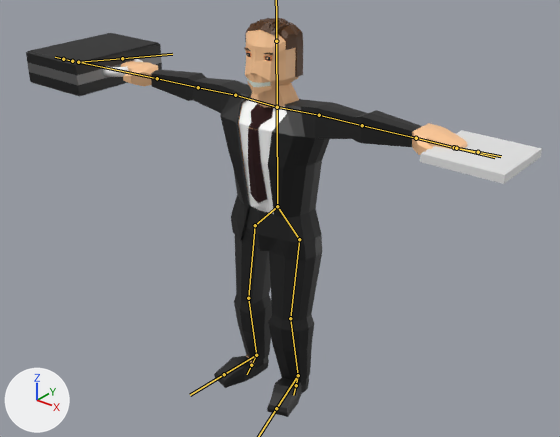
What one commit did to the FBX model Assets/Resources/PhotonPrefabs/TMPBlender/MrBusiness.fbx.
Both versions are drawn from a 50 mm lens placed at (12.9, -15.79, 15.33), pointed at (-1.15, 1.77, 4.44). Every picture has the same lights, and +X, +Y and +Z are marked at lower left. The bones that bend it are drawn over the model as lines.
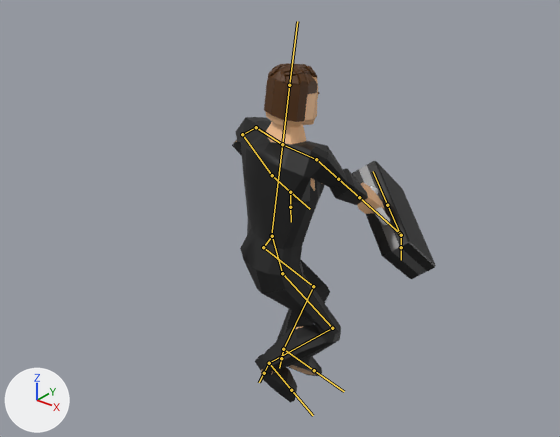
The newer file adds an action. The first version stands in its rest pose; the second is drawn at frame 6 of the action 'Armature|Melee3'.

Changed parts and their boxes [x1, y1, x2, y2] in the pictures (560 x 437 px):
```json
{"object": "Cube", "change": "posed", "before": [26, 18, 542, 417], "after": [232, 63, 436, 403], "on screen": "60% narrower, 15% shorter"}
{"bone": "Bone", "before": "(277, 206) to (277, 107)", "after": "(271, 235) to (282, 144)"}
{"bone": "Bone.003", "before": "(319, 115) to (362, 125)", "after": "(256, 127) to (242, 134)"}
{"bone": "Bone.004", "before": "(362, 125) to (416, 138)", "after": "(242, 134) to (272, 175)"}
{"bone": "Bone.005", "before": "(416, 138) to (454, 147)", "after": "(272, 175) to (290, 192)"}
{"bone": "Bone.007", "before": "(277, 107) to (235, 95)", "after": "(282, 144) to (316, 159)"}
{"bone": "Bone.008", "before": "(235, 95) to (198, 87)", "after": "(316, 159) to (338, 179)"}
{"bone": "Bone.009", "before": "(198, 87) to (157, 78)", "after": "(338, 179) to (359, 197)"}
{"bone": "GunBone", "before": "(456, 148) to (478, 152)", "after": "(290, 192) to (290, 207)"}
{"bone": "Bone.012", "before": "(277, 206) to (299, 239)", "after": "(272, 236) to (263, 247)"}
{"bone": "Bone.013", "before": "(299, 239) to (290, 318)", "after": "(263, 247) to (313, 286)"}
{"bone": "Bone.014", "before": "(290, 318) to (298, 375)", "after": "(313, 286) to (283, 349)"}
{"bone": "Bone.015", "before": "(277, 206) to (255, 225)", "after": "(272, 236) to (282, 273)"}
{"bone": "Bone.016", "before": "(255, 225) to (248, 298)", "after": "(282, 273) to (332, 328)"}
{"bone": "Bone.017", "before": "(248, 298) to (256, 355)", "after": "(332, 328) to (269, 363)"}
{"bone": "Bone.019", "before": "(256, 355) to (224, 374)", "after": "(269, 363) to (291, 390)"}
{"bone": "Bone.020", "before": "(298, 375) to (296, 385)", "after": "(283, 349) to (281, 358)"}
{"bone": "Bone.021", "before": "(256, 355) to (251, 365)", "after": "(269, 363) to (264, 373)"}
```

Edits to the scene script, one JSON object a line:
```json
{"block": "bone_bone", "where": "bone_bone = bpy.data.objects['Armature'].pose.bones['Bone']"}
{"op": "set", "path": "bone_bone.location", "old": "(0.0, 0.0, 0.0)", "new": "(-0.82, -1.5, -0.74)"}
{"op": "set", "path": "bone_bone.rotation_quaternion", "old": "(1.0, 0.0, 0.0, 0.0)", "new": "(-0.142, -0.026, -0.988, 0.052)", "note": "degrees (0, 0, 0) -> degrees (6, 164, -2)"}
{"block": "bone_bone_003", "where": "bone_bone_003 = bpy.data.objects['Armature'].pose.bones['Bone.003']  # child of 'Bone.002'"}
{"op": "set", "path": "bone_bone_003.rotation_quaternion", "old": "(1.0, 0.0, 0.0, 0.0)", "new": "(0.961, 0.097, 0.046, -0.255)", "note": "degrees (0, 0, 0) -> degrees (9, 8, -29)"}
{"block": "bone_bone_004", "where": "bone_bone_004 = bpy.data.objects['Armature'].pose.bones['Bone.004']  # child of 'Bone.003'"}
{"op": "set", "path": "bone_bone_004.rotation_quaternion", "old": "(1.0, 0.0, 0.0, 0.0)", "new": "(0.707, 0.438, 0.0, -0.555)", "note": "degrees (0, 0, 0) -> degrees (45, 29, -64)"}
{"block": "bone_bone_005", "where": "bone_bone_005 = bpy.data.objects['Armature'].pose.bones['Bone.005']  # child of 'Bone.004'"}
{"op": "set", "path": "bone_bone_005.rotation_quaternion", "old": "(1.0, 0.0, 0.0, 0.0)", "new": "(0.911, 0.228, 0.003, -0.343)", "note": "degrees (0, 0, 0) -> degrees (25, 9, -39)"}
{"block": "bone_bone_007", "where": "bone_bone_007 = bpy.data.objects['Armature'].pose.bones['Bone.007']  # child of 'Bone'"}
{"op": "set", "path": "bone_bone_007.rotation_quaternion", "old": "(1.0, 0.0, 0.0, 0.0)", "new": "(0.999, 0.037, 0.001, 0.0)", "note": "degrees (0, 0, 0) -> degrees (4, 0, 0)"}
{"block": "bone_bone_008", "where": "bone_bone_008 = bpy.data.objects['Armature'].pose.bones['Bone.008']  # child of 'Bone.007'"}
{"op": "set", "path": "bone_bone_008.rotation_quaternion", "old": "(1.0, 0.0, 0.0, 0.0)", "new": "(0.682, 0.598, -0.003, 0.422)", "note": "degrees (0, 0, 0) -> degrees (71, -31, 42)"}
{"block": "bone_bone_009", "where": "bone_bone_009 = bpy.data.objects['Armature'].pose.bones['Bone.009']  # child of 'Bone.008'"}
{"op": "set", "path": "bone_bone_009.rotation_quaternion", "old": "(1.0, 0.0, 0.0, 0.0)", "new": "(1.0, 0.0, -0.004, 0.013)", "note": "degrees (0, 0, 0) -> degrees (0, 0, 1)"}
{"block": "bone_gunbone", "where": "bone_gunbone = bpy.data.objects['Armature'].pose.bones['GunBone']"}
{"op": "set", "path": "bone_gunbone.location", "old": "(0.0, 0.0, 0.0)", "new": "(3.46, -6.91, -2.5)"}
{"op": "set", "path": "bone_gunbone.rotation_quaternion", "old": "(1.0, 0.0, 0.0, 0.0)", "new": "(0.696, 0.0, 0.0, -0.718)", "note": "degrees (0, 0, 0) -> degrees (0, 0, -92)"}
{"block": "bone_bone_012", "where": "bone_bone_012 = bpy.data.objects['Armature'].pose.bones['Bone.012']"}
{"op": "set", "path": "bone_bone_012.location", "old": "(0.0, 0.0, 0.0)", "new": "(-0.74, 0.5, -1.65)"}
{"op": "set", "path": "bone_bone_012.rotation_quaternion", "old": "(1.0, 0.0, 0.0, 0.0)", "new": "(-0.267, 0.0, 0.681, -0.681)", "note": "degrees (0, 0, 0) -> degrees (-86, -21, 157)"}
{"block": "bone_bone_013", "where": "bone_bone_013 = bpy.data.objects['Armature'].pose.bones['Bone.013']  # child of 'Bone.012'"}
{"op": "set", "path": "bone_bone_013.rotation_quaternion", "old": "(1.0, 0.0, 0.0, 0.0)", "new": "(0.95, -0.039, -0.067, -0.301)", "note": "degrees (0, 0, 0) -> degrees (-2, -9, -35)"}
{"block": "bone_bone_014", "where": "bone_bone_014 = bpy.data.objects['Armature'].pose.bones['Bone.014']  # child of 'Bone.013'"}
{"op": "set", "path": "bone_bone_014.rotation_quaternion", "old": "(1.0, 0.0, 0.0, 0.0)", "new": "(0.808, -0.23, 0.026, 0.542)", "note": "degrees (0, 0, 0) -> degrees (-21, 17, 65)"}
{"block": "bone_bone_015", "where": "bone_bone_015 = bpy.data.objects['Armature'].pose.bones['Bone.015']"}
{"op": "set", "path": "bone_bone_015.location", "old": "(0.0, 0.0, 0.0)", "new": "(0.74, 1.65, -0.49)"}
{"op": "set", "path": "bone_bone_015.rotation_quaternion", "old": "(1.0, 0.0, 0.0, 0.0)", "new": "(-0.251, 0.0, 0.691, -0.678)", "note": "degrees (0, 0, 0) -> degrees (-87, -20, 159)"}
{"block": "bone_bone_016", "where": "bone_bone_016 = bpy.data.objects['Armature'].pose.bones['Bone.016']  # child of 'Bone.015'"}
{"op": "set", "path": "bone_bone_016.rotation_quaternion", "old": "(1.0, 0.0, 0.0, 0.0)", "new": "(0.955, 0.188, -0.021, 0.228)", "note": "degrees (0, 0, 0) -> degrees (21, -7, 26)"}
{"block": "bone_bone_017", "where": "bone_bone_017 = bpy.data.objects['Armature'].pose.bones['Bone.017']  # child of 'Bone.016'"}
{"op": "set", "path": "bone_bone_017.rotation_quaternion", "old": "(1.0, 0.0, 0.0, 0.0)", "new": "(0.755, -0.288, -0.033, -0.588)", "note": "degrees (0, 0, 0) -> degrees (-26, -23, -71)"}
{"block": "bone_bone_019", "where": "bone_bone_019 = bpy.data.objects['Armature'].pose.bones['Bone.019']  # child of 'Bone.017'"}
{"op": "set", "path": "bone_bone_019.rotation_quaternion", "old": "(1.0, 0.0, 0.0, 0.0)", "new": "(0.999, -0.001, 0.033, 0.034)", "note": "degrees (0, 0, 0) -> degrees (0, 4, 4)"}
{"block": "bone_bone_020", "where": "bone_bone_020 = bpy.data.objects['Armature'].pose.bones['Bone.020']"}
{"op": "set", "path": "bone_bone_020.location", "old": "(0.0, 0.0, 0.0)", "new": "(-0.74, 0.4, -1.12)"}
{"block": "bone_bone_021", "where": "bone_bone_021 = bpy.data.objects['Armature'].pose.bones['Bone.021']"}
{"op": "set", "path": "bone_bone_021.location", "old": "(0.0, 0.0, 0.0)", "new": "(-0.19, -0.41, -0.57)"}
```
